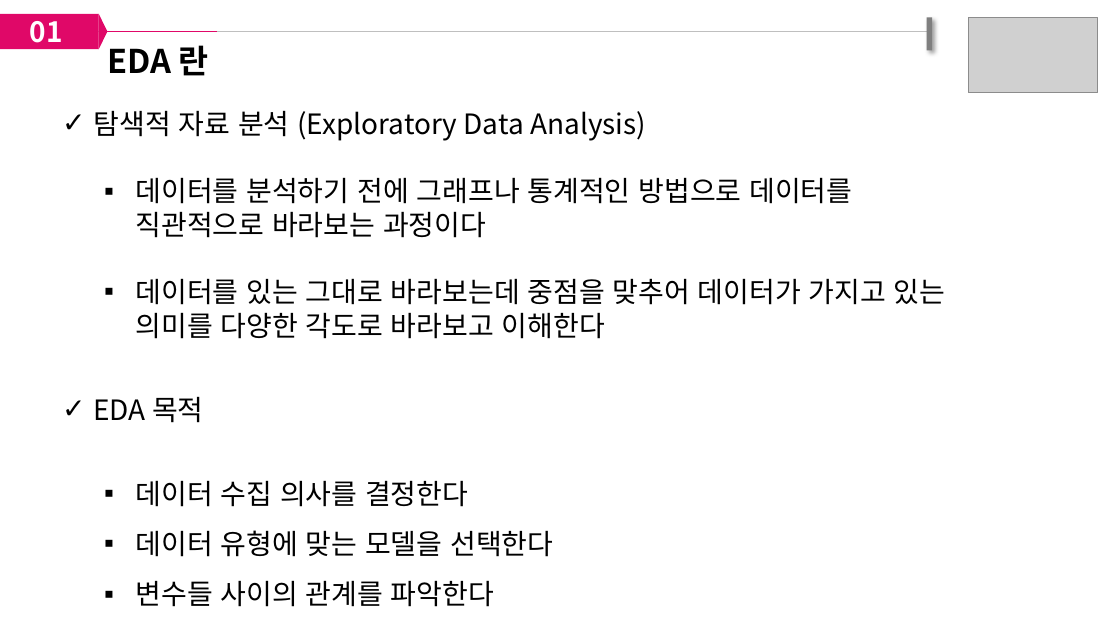
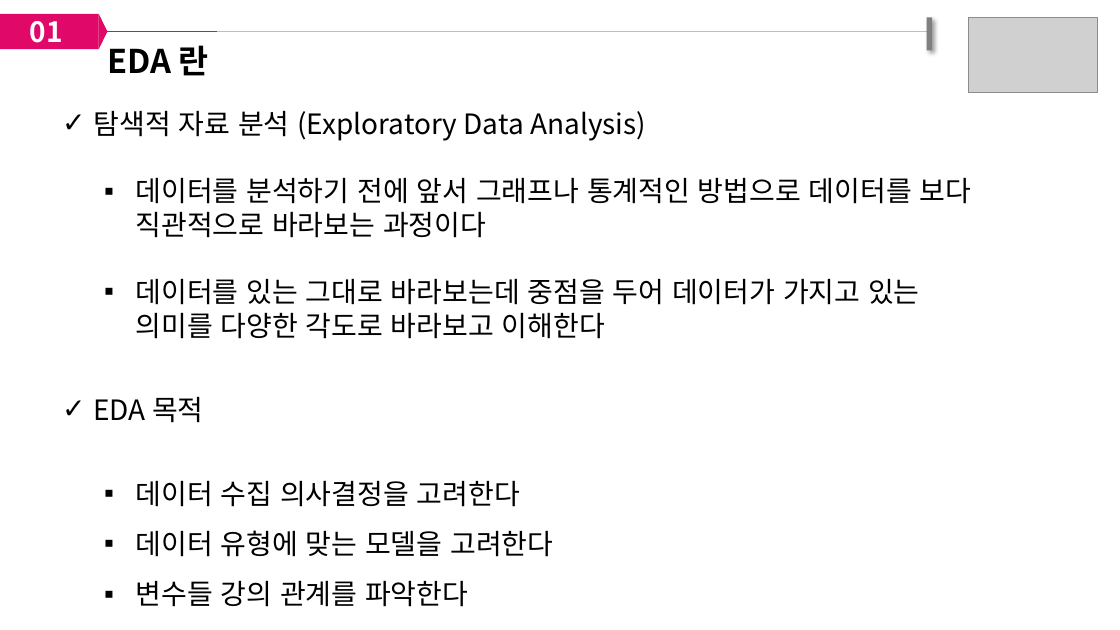
Before and after one commit to paullabkorea/tutorialproject, a slide deck: slide 4 of Data analysis/03. 3일차/데이터시각화.pptx. Drawn at 1120x630 pixels with LibreOffice and Linux fonts; fonts in the diff are those of the drawing; grey boxes stand for pictures. Boxes give left, top, right and bottom in pixels: in the first picture for what was removed or moved away, otherwise in the second. Text is boxed around its words. In the diff, an @@ line names an element or a change of style, - is before the commit and + after.

```diff
--- a/Data analysis/03. 3일차/데이터시각화.pptx
+++ b/Data analysis/03. 3일차/데이터시각화.pptx
@@ text at <box>136,177,972,339</box>: text changed @@
-    ▪ 데이터를 분석하기 전에 그래프나 통계적인 방법으로 데이터를 직관적으로 바라보는 과정이다
-    ▪ 데이터를 있는 그대로 바라보는데 중점을 맞추어 데이터가 가지고 있는 의미를 다양한 각도로 바라보고 이해한다
+    ▪ 데이터를 분석하기 전에 앞서 그래프나 통계적인 방법으로 데이터를 보다 직관적으로 바라보는 과정이다
+    ▪ 데이터를 있는 그대로 바라보는데 중점을 두어 데이터가 가지고 있는 의미를 다양한 각도로 바라보고 이해한다
@@ text at <box>136,480,553,607</box>: text changed @@
-    ▪ 데이터 수집 의사를 결정한다
-    ▪ 데이터 유형에 맞는 모델을 선택한다
-    ▪ 변수들 사이의 관계를 파악한다
+    ▪ 데이터 수집 의사결정을 고려한다
+    ▪ 데이터 유형에 맞는 모델을 고려한다
+    ▪ 변수들 강의 관계를 파악한다
```
Also in this commit, not shown: 4 other slides changed, 1 slide removed.
